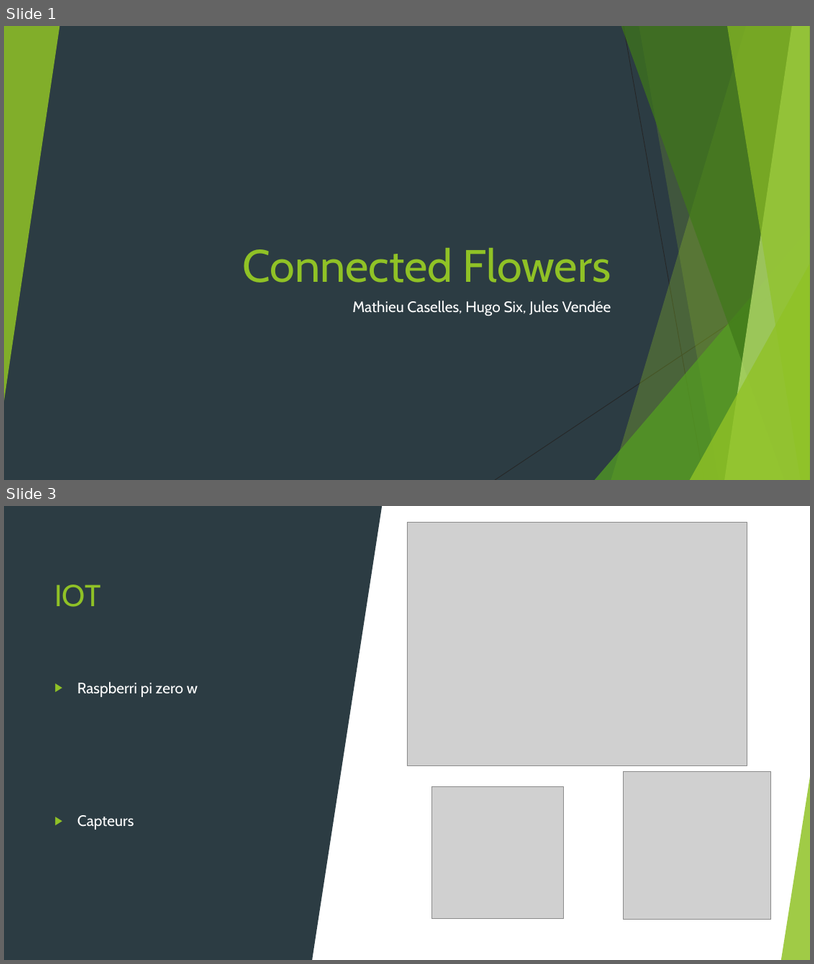
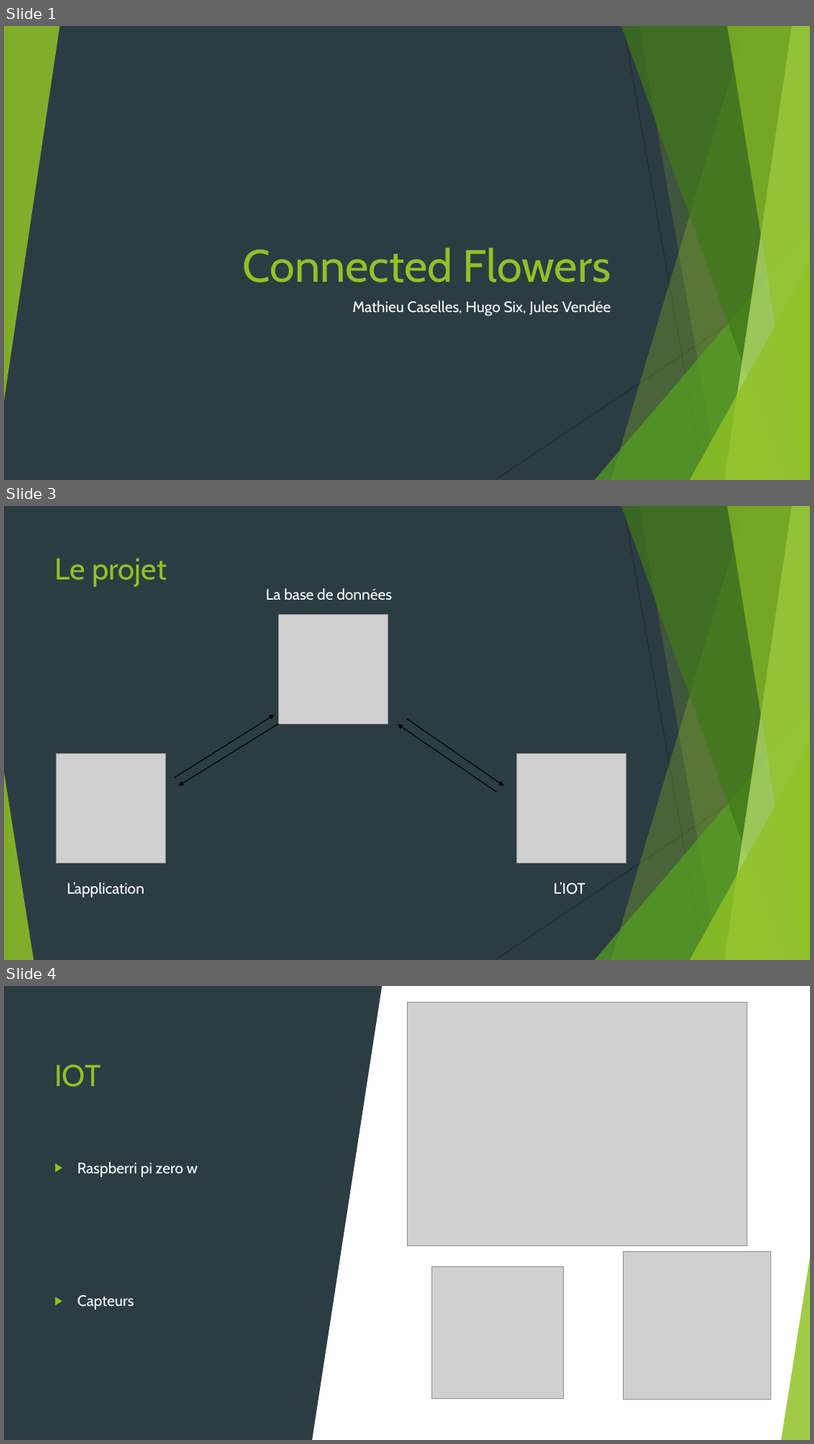
Before and after one commit to MathieuCaselles/plante_co, a slide deck: Presentation_connected_flowers.pptx. Shown one above the other, each under a label of ours: slides 1 and 3 before the commit, slides 1, 3 and 4 after it; the slides between them are not shown. The pictures are 814x964 and 814x1444 pixels, drawn with LibreOffice and Linux fonts; fonts in the diff are those of the drawing; grey boxes stand for pictures. Boxes give left, top, right and bottom in pixels: in the first picture for what was removed or moved away, otherwise in the second. Text is boxed around its words. In the diff, an @@ line names an element or a change of style, - is before the commit and + after.

```diff
--- a/Presentation_connected_flowers.pptx
+++ b/Presentation_connected_flowers.pptx
@@ slide 3 added at [4,506,810,960], background #2C3C43; not listed: 10 template elements that a slide beside it also shows @@
@@ title added at [55,558,167,587], 36 pt, text #90C226 @@
+Le projet
@@ text added at [266,588,392,600], 18 pt, text #FFFFFF @@
+La base de données
@@ picture added at [278,614,388,723] @@
@@ arrow added from (175, 777) to (275, 715), #000000 1 pt @@
@@ arrow added from (407, 719) to (504, 785), #000000 1 pt @@
@@ arrow added from (278, 723) to (179, 785), #000000 1 pt @@
@@ arrow added from (497, 792) to (398, 723), #000000 1 pt @@
@@ picture added at [57,754,166,863] @@
@@ picture added at [517,754,627,863] @@
@@ text added at [67,882,144,897], 18 pt, text #FFFFFF @@
+L’application
@@ text added at [554,882,586,894], 18 pt, text #FFFFFF @@
+L’IOT
@@ what was slide 3 is now slide 4 @@
```
Also in this commit, not shown: 2 slides changed, 1 slide removed.
